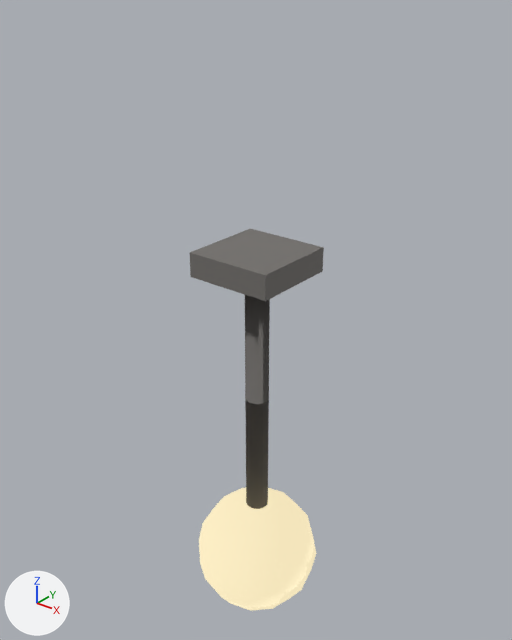
The glTF model apps/editor/assets/templates/platformer/model.lamp.glb, before and after one commit.
Before and after are seen from a 50 mm lens placed at (0.964, -1.21, 0.92), pointed at (-0.033, 0.037, 0.147). Lighting does not change. The marker at lower left points along +X, +Y and +Z. The older version comes first. Vertices at exactly the same position are counted once.

Script lines for the objects in view, before the commit:
```python
me_lamp = bpy.data.meshes.new('lamp')
me_lamp.from_pydata(...)  # a UV sphere (12 segments, 8 rings, poles along z) spanning x -0.17..0.17, y -0.17..0.17, z -0.72..-0.38, material slot 0; a 16-sided cylinder along z spanning x -0.03..0.03, y -0.03..0.03, z -0.4..0.3, material slot 1; a box spanning x -0.11..0.11, y -0.11..0.11, z 0.29..0.35, material slot 2
me_lamp.materials.append(mat_material_0)  # pale yellow #fff7dd, glowing beige #f3e5bc
me_lamp.materials.append(mat_material_1)  # grey #736f6c
me_lamp.materials.append(mat_material_2)  # grey #736f6c
ob_lamp = bpy.data.objects.new('lamp', me_lamp)
ob_lamp.location = (0.0, 0.0, 0.0)
```
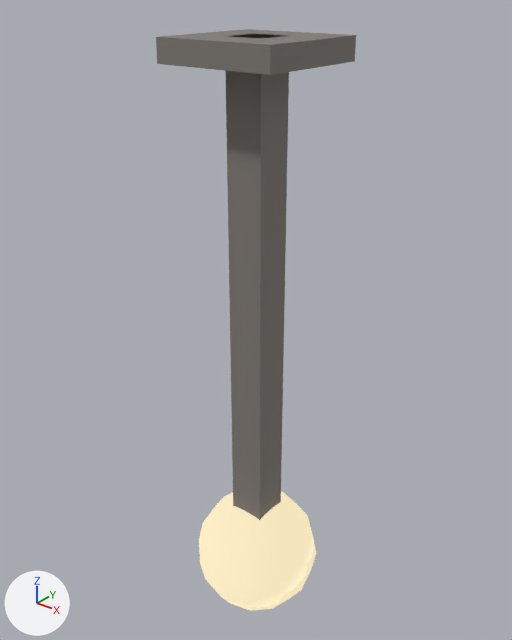
The newer file is also rescaled (x1.177), turned or shifted as a whole; pictures and numbers use the older file's frame.

Patch to the scene script:
```diff
--- a/apps/editor/assets/templates/platformer/model.lamp.glb.py
+++ b/apps/editor/assets/templates/platformer/model.lamp.glb.py
@@ me_lamp @@
 # used by ob_lamp; location = (0.0, 0.0, 0.0)
-me_lamp.from_pydata(...)  # 126 vertices, 240 faces; spans x -0.17..0.17, y -0.17..0.17, z -0.72..0.35
+me_lamp.from_pydata(...)  # 102 vertices, 192 faces; spans x -0.17..0.17, y -0.17..0.17, z -0.72..0.81
+# me_lamp part 1: a new loose piece, a box spanning x -0.047..0.047, y -0.047..0.047, z -0.55..0.81, in mat_material_1 (grey #817c76)
+# me_lamp part 2: a new loose piece, a box spanning x -0.144..0.144, y -0.144..0.144, z 0.759..0.81, in mat_material_2 (grey #817c76)
+# me_lamp part 3: the loose piece of 32 vertices spanning x -0.03..0.03, y -0.03..0.03, z -0.4..0.3 is deleted
+# me_lamp part 4: the loose piece of 8 vertices spanning x -0.11..0.11, y -0.11..0.11, z 0.29..0.35 is deleted
 me_lamp.materials.append(mat_material_0)
```

What differs and where, as boxes (x1, y1, x2, y2) in the pictures (512 x 640 px):
'lamp', reshaped (49% wider, 52% taller)
    before: (190, 229, 324, 611)
    after: (156, 29, 356, 611)
part 1 of me_lamp, added
    after: (226, 34, 289, 520)
part 2 of me_lamp, added
    after: (156, 29, 356, 75)
part 3 of me_lamp, deleted
    before: (245, 295, 270, 509)
part 4 of me_lamp, deleted
    before: (190, 229, 324, 301)
